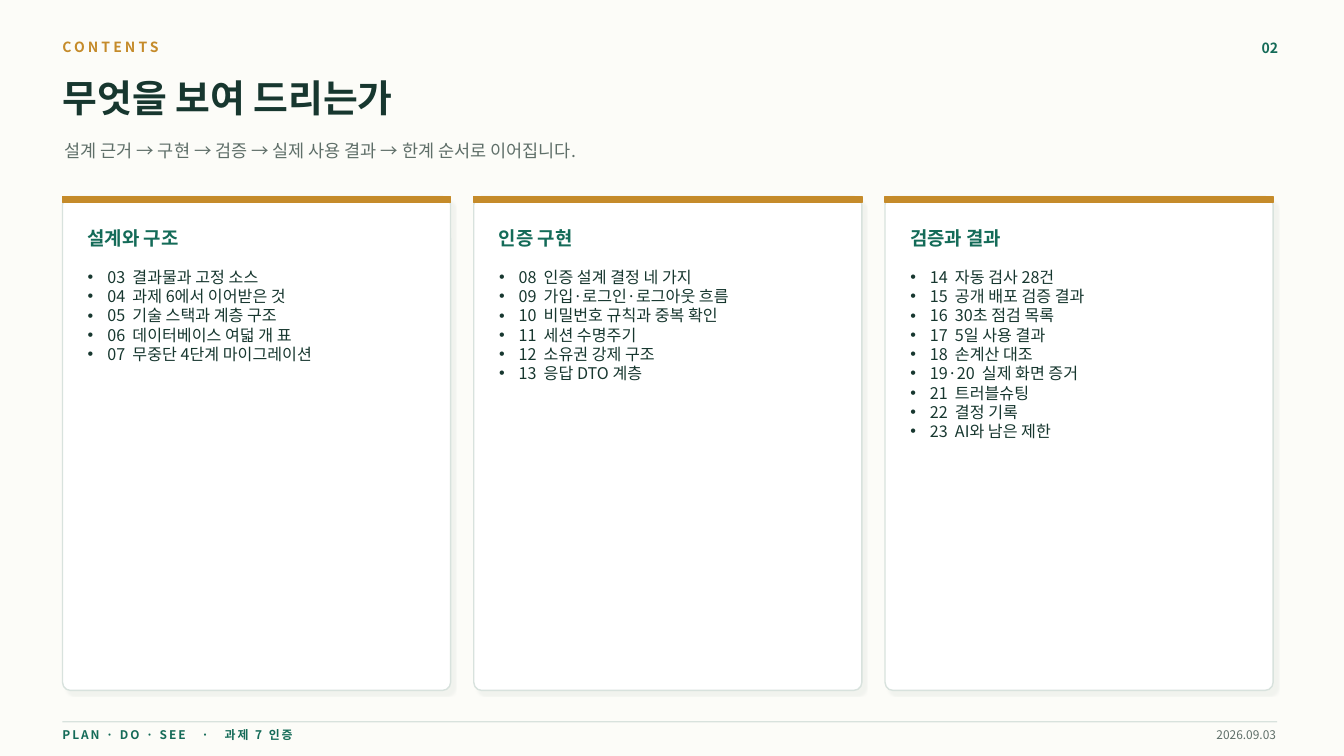
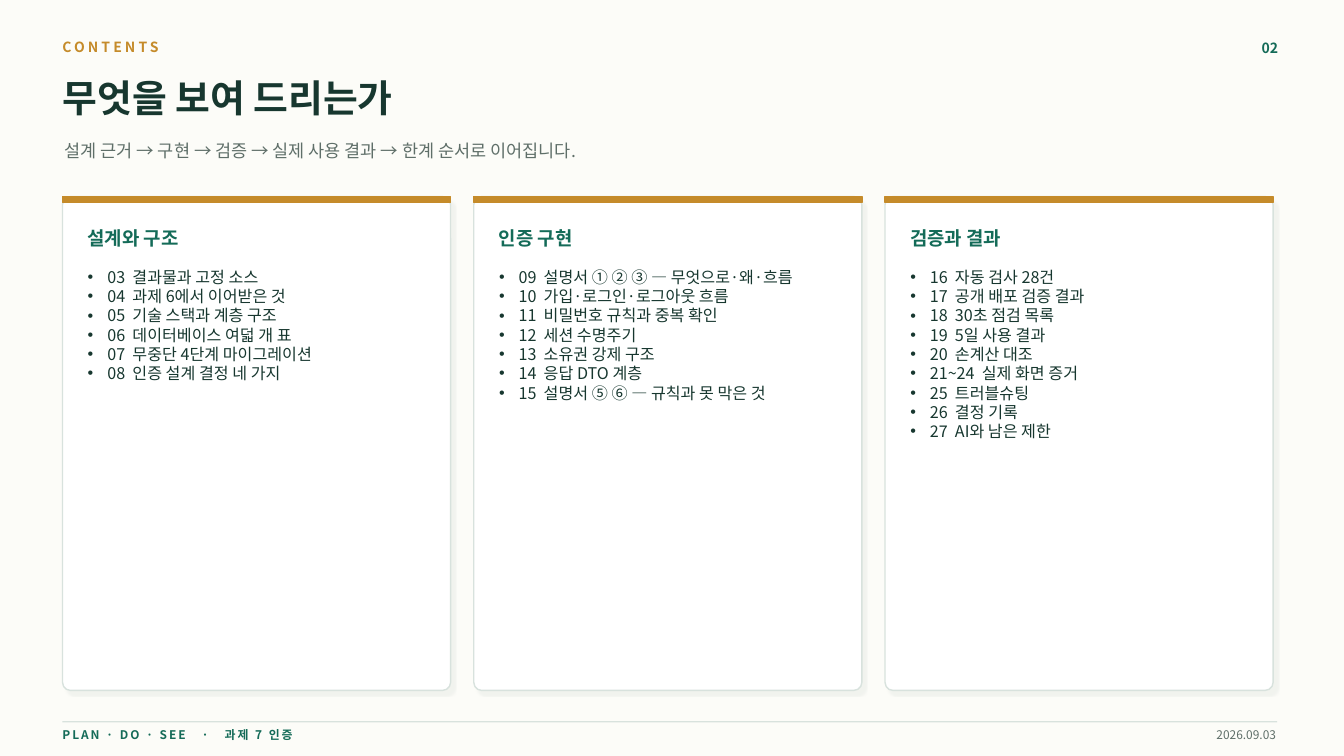
Before and after one commit to stulss/plan-do-see-diary, a slide deck: slide 2 of reports/플랜두씨_다이어리_과제7_제출보고서.pptx. Drawn at 1344x756 pixels with LibreOffice and Linux fonts; fonts in the diff are those of the drawing. Boxes give left, top, right and bottom in pixels: in the first picture for what was removed or moved away, otherwise in the second. Text is boxed around its words. In the diff, an @@ line names an element or a change of style, - is before the commit and + after.

```diff
--- a/reports/플랜두씨_다이어리_과제7_제출보고서.pptx
+++ b/reports/플랜두씨_다이어리_과제7_제출보고서.pptx
@@ text at (519,269,793,401): text changed @@
-• 08 인증 설계 결정 네 가지
-• 09 가입·로그인·로그아웃 흐름
-• 10 비밀번호 규칙과 중복 확인
-• 11 세션 수명주기
-• 12 소유권 강제 구조
-• 13 응답 DTO 계층
+• 09 설명서 ① ② ③ — 무엇으로·왜·흐름
+• 10 가입·로그인·로그아웃 흐름
+• 11 비밀번호 규칙과 중복 확인
+• 12 세션 수명주기
+• 13 소유권 강제 구조
+• 14 응답 DTO 계층
+• 15 설명서 ⑤ ⑥ — 규칙과 못 막은 것
@@ text at (930,269,1085,439): text changed @@
-• 14 자동 검사 28건
-• 15 공개 배포 검증 결과
-• 16 30초 점검 목록
-• 17 5일 사용 결과
-• 18 손계산 대조
-• 19·20 실제 화면 증거
-• 21 트러블슈팅
-• 22 결정 기록
-• 23 AI와 남은 제한
+• 16 자동 검사 28건
+• 17 공개 배포 검증 결과
+• 18 30초 점검 목록
+• 19 5일 사용 결과
+• 20 손계산 대조
+• 21~24 실제 화면 증거
+• 25 트러블슈팅
+• 26 결정 기록
+• 27 AI와 남은 제한
@@ text at (107,365,281,381): paragraph added @@
+• 08 인증 설계 결정 네 가지
```
Also in this commit, not shown: 15 other slides changed, 4 slides added, 3 other files.
